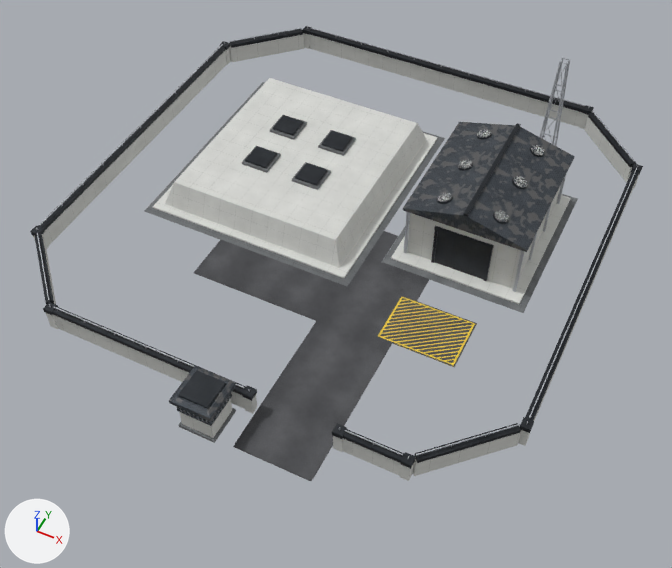
A saved change to the glTF model Models/abm_silo.glb.
Both versions are drawn from a camera (50 mm lens) standing at (40.7, -84.9, 91.0) and looking at (3.1, -9.6, -3.1). The axes (+X, +Y, +Z) are drawn at lower left. The lights are the same throughout. The older version comes first. Vertices at exactly the same position are counted once.

Names of what the first picture shows: 'SLO_L1_Asphalt', 'SLO_L1_ConcDark', 'SLO_L1_ConcLight', 'SLO_L1_DoorCorr', 'SLO_L1_HatchZone', 'SLO_L1_RoofCorr', 'SLO_L1_SteelDark', 'SLO_L1_SteelTruss' and 2 more.
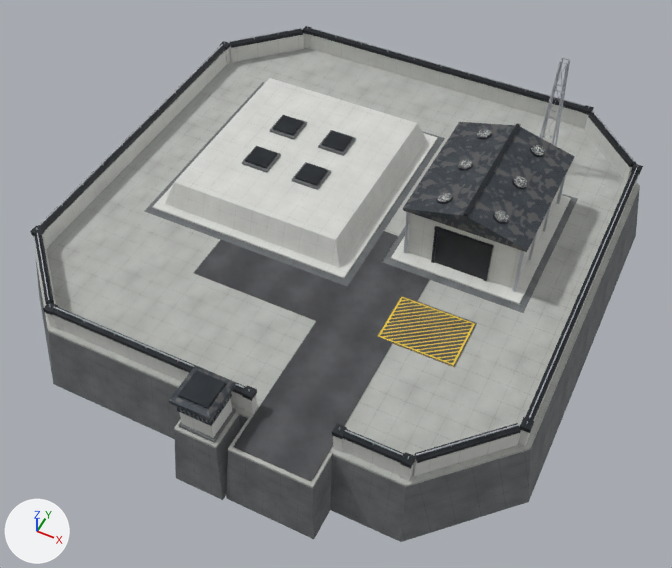
Location of each change, (x1, y1, x2, y2) in pixels of the pictures (672 x 568 px):
'SLO_L1_ConcMid', added
    after: (34, 48, 640, 489)
'SLO_L1_ConcDark', reshaped
    before: (145, 82, 578, 443)
    after: (35, 82, 640, 542)
part 1 of me_slo_l1_concdark_007, added
    after: (35, 188, 640, 542)
part 2 of me_slo_l1_concdark_007, added
    after: (174, 416, 332, 539)

Diff of the bpy script that builds the scene:
```diff
--- a/Models/abm_silo.glb.py
+++ b/Models/abm_silo.glb.py
@@ img_tex_no_concrete_mid @@
+img_tex_no_concrete_mid = load_image('tex_no_concrete_mid', '_unpacked/tex_no_concrete_mid', 512, 512, 'sRGB')
@@ mat_mat_no_concrete_mid @@
+mat_mat_no_concrete_mid = principled_material('Mat_NO_Concrete_Mid')
+mat_mat_no_concrete_mid.texture = img_tex_no_concrete_mid
+mat_mat_no_concrete_mid.roughness = 0.88
@@ me_slo_l1_concdark_007 @@
 # used by ob_slo_l1_concdark; location = (0.0, 0.0, 0.0)
-me_slo_l1_concdark_007.from_pydata(...)  # 56 vertices, 84 faces; spans x -25.9..27.9, y -39.9..21.9, z 0.0..4.5
+me_slo_l1_concdark_007.from_pydata(...)  # 88 vertices, 136 faces; spans x -36.8..36.8, y -41.4..36.8, z -10.0..4.5
+# me_slo_l1_concdark_007 part 1: a new loose piece of 16 vertices spanning x -36.8..36.8, y -36.8..36.8, z -10.0..-0.3, in mat_mat_no_concrete_dark (picture img_tex_no_concrete_dark)
+# me_slo_l1_concdark_007 part 2
+# 16 vertices are added at x -2.9..15.9, y -41.4..-35.2, z -9.9..-0.3
+# 24 new faces join them
 me_slo_l1_concdark_007.materials.append(mat_mat_no_concrete_dark)
@@ me_slo_l1_concmid_001 @@
+me_slo_l1_concmid_001.from_pydata(...)  # 32 vertices, 52 faces; spans x -35.2..35.2, y -40.3..35.2, z -0.4..0.0
+me_slo_l1_concmid_001.materials.append(mat_mat_no_concrete_mid)  # picture img_tex_no_concrete_mid
@@ ob_slo_l1_concmid @@
+ob_slo_l1_concmid = bpy.data.objects.new('SLO_L1_ConcMid', me_slo_l1_concmid_001)
+ob_slo_l1_concmid.location = (0.0, 0.0, 0.0)
```
